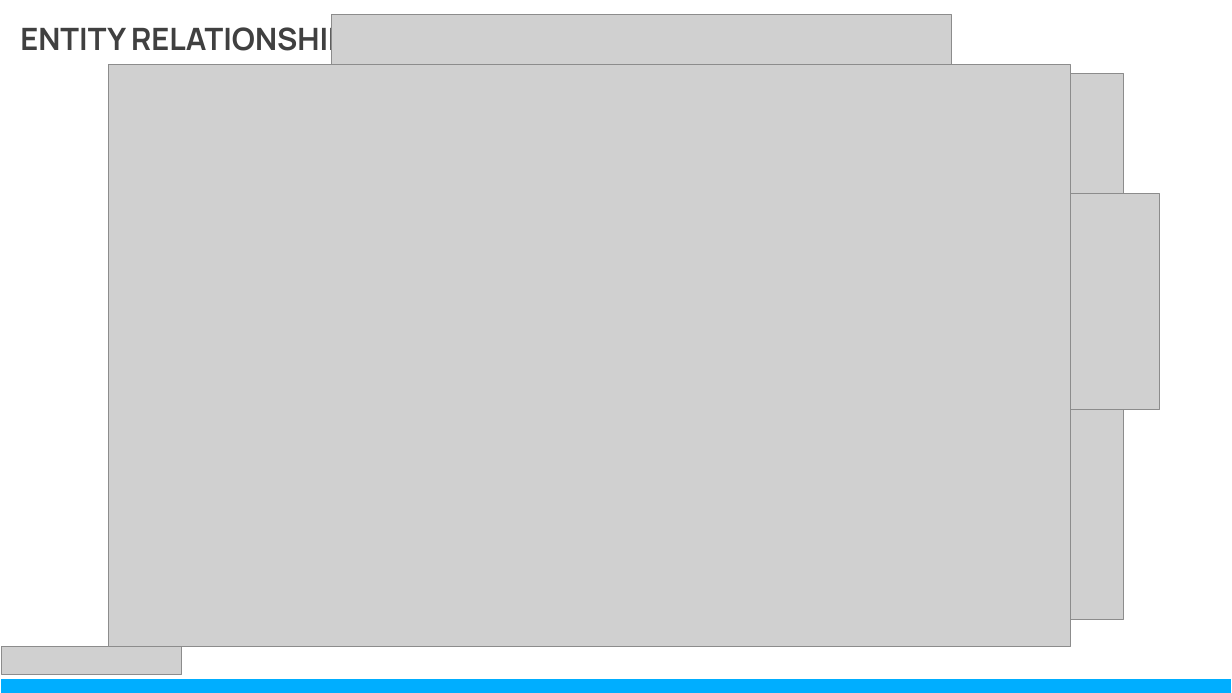
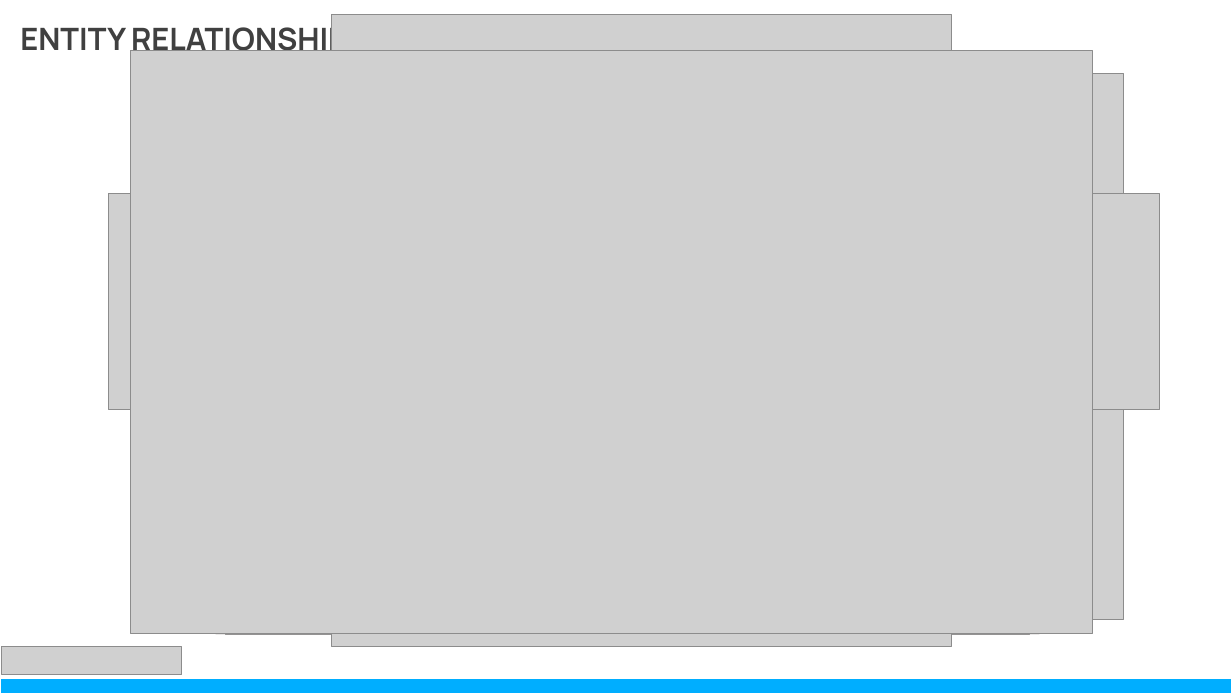
Before and after one commit to handihand53/BookLook, a slide deck: slide 7 of docs/BookLook PPT.pptx. Drawn at 1232x693 pixels with LibreOffice and Linux fonts; fonts in the diff are those of the drawing; grey boxes stand for pictures. Boxes give left, top, right and bottom in pixels: in the first picture for what was removed or moved away, otherwise in the second. Text is boxed around its words. In the diff, an @@ line names an element or a change of style, - is before the commit and + after.

```diff
--- a/docs/BookLook PPT.pptx
+++ b/docs/BookLook PPT.pptx
@@ picture: place and size @@
-picture at [108,64,1070,646]
+picture at [131,51,1093,633]
@@ rectangle added at [215,74,1040,635], fill #ADA9A9 at 75% opacity @@
@@ picture added at [226,74,1030,635] @@
```
Also in this commit, not shown: 3 other slides changed, 4 other files.
